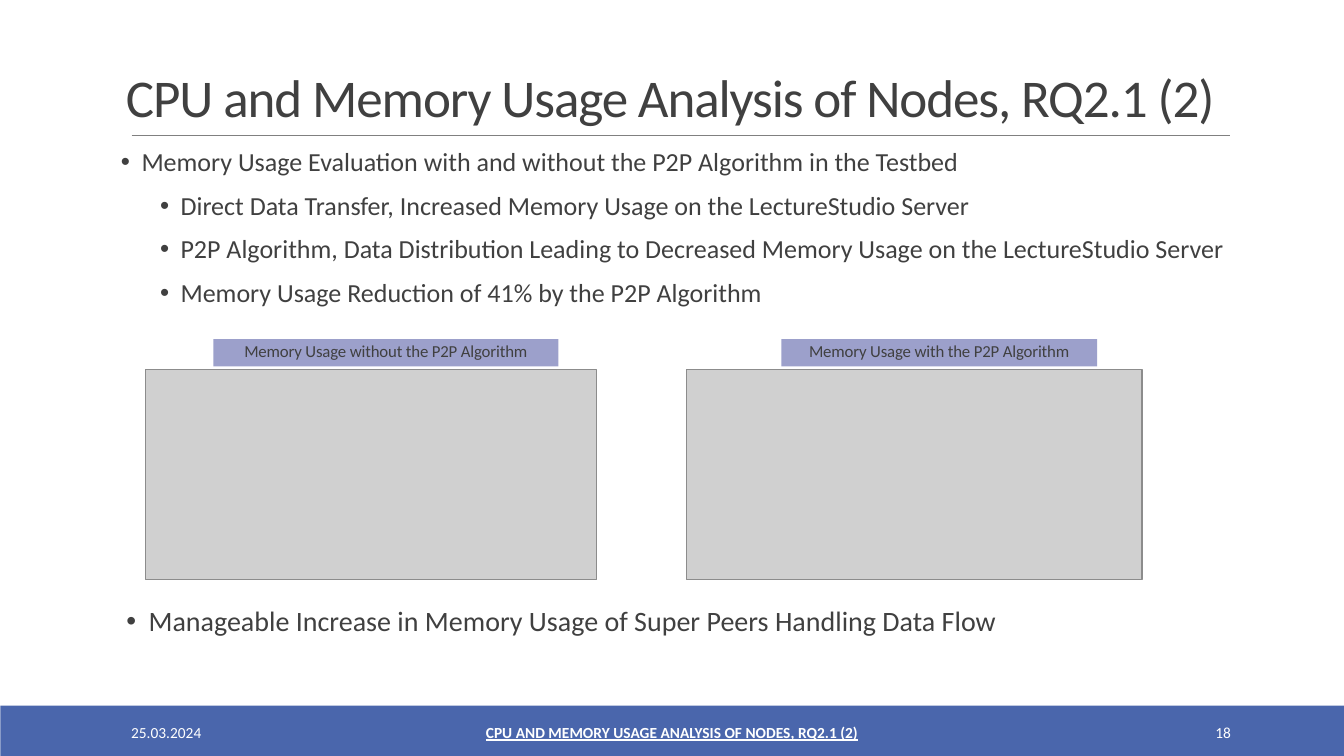
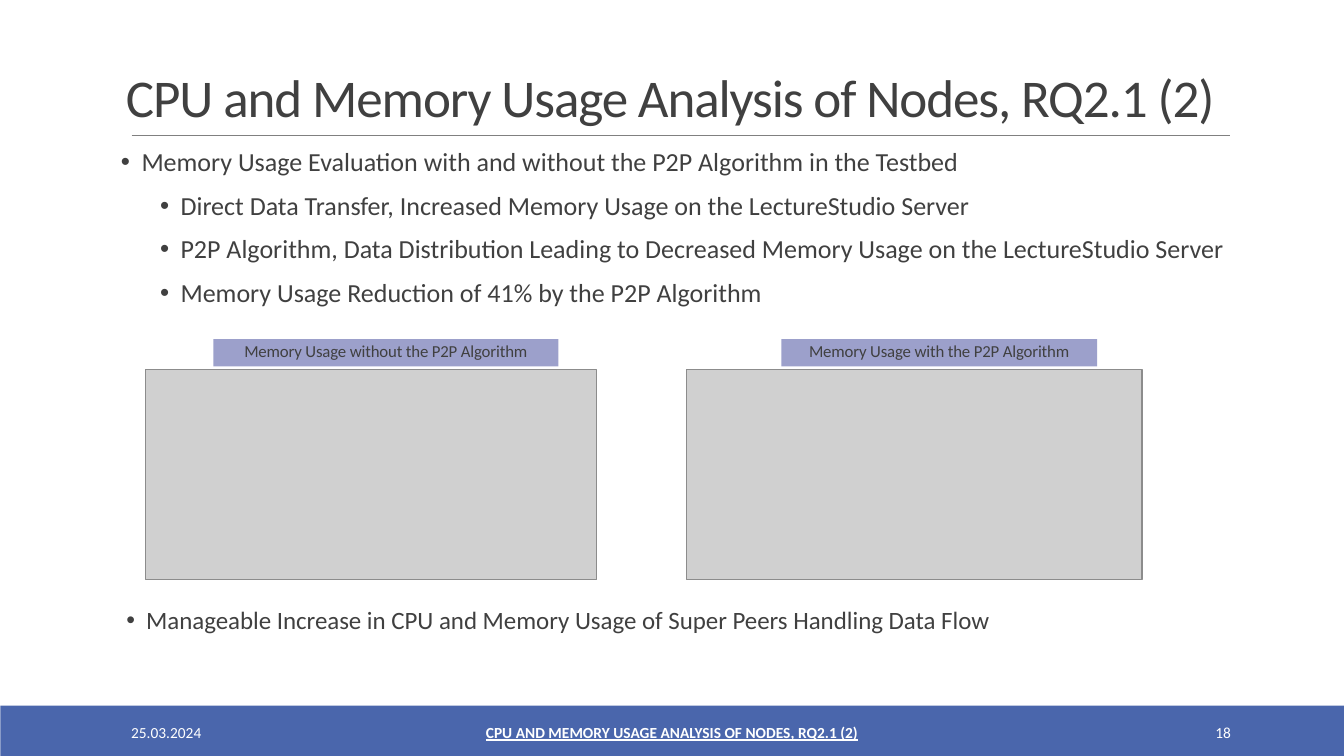
Before and after one commit to oezcankaraca/abschlussvortrag, a slide deck: slide 18 of Abschlussvortrag.pptx. Drawn at 1344x756 pixels with LibreOffice and Linux fonts; fonts in the diff are those of the drawing; grey boxes stand for pictures. Boxes give left, top, right and bottom in pixels: in the first picture for what was removed or moved away, otherwise in the second. Text is boxed around its words. In the diff, an @@ line names an element or a change of style, - is before the commit and + after.

```diff
--- a/Abschlussvortrag.pptx
+++ b/Abschlussvortrag.pptx
@@ text at (146,611,989,634): text changed; size 20 to 17.8 pt @@
-• Manageable Increase in Memory Usage of Super Peers Handling Data Flow
+• Manageable Increase in CPU and Memory Usage of Super Peers Handling Data Flow
```
Also in this commit, not shown: 4 other slides changed, 3 other files.
